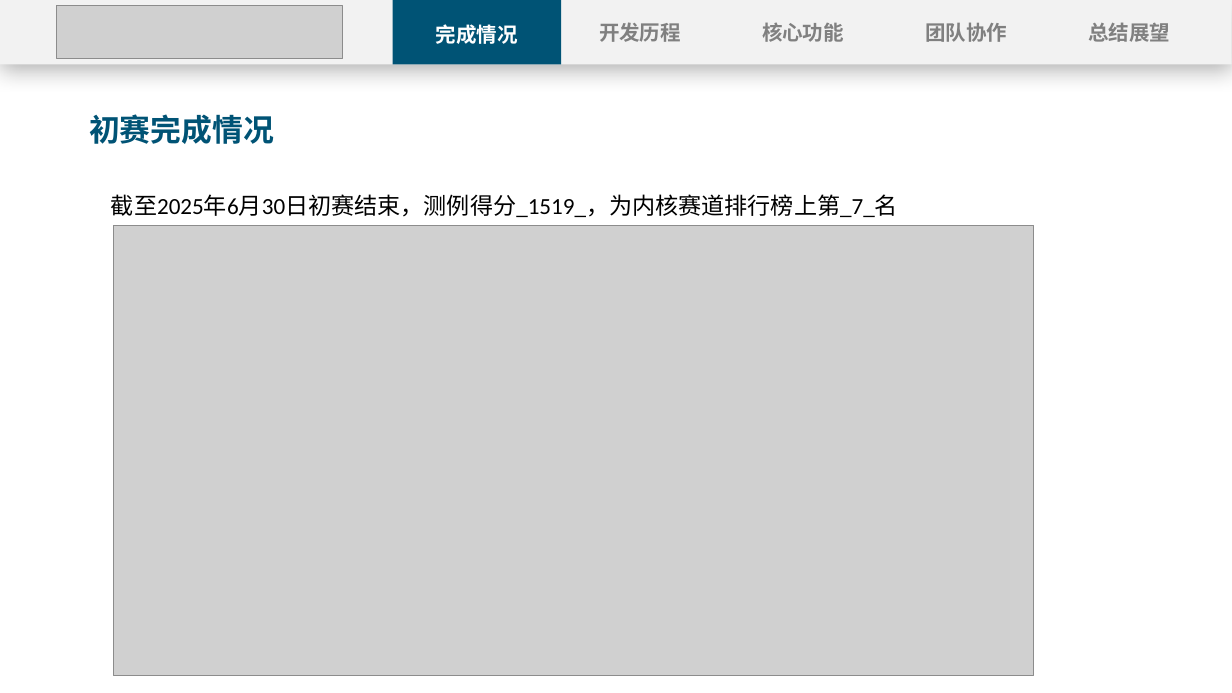
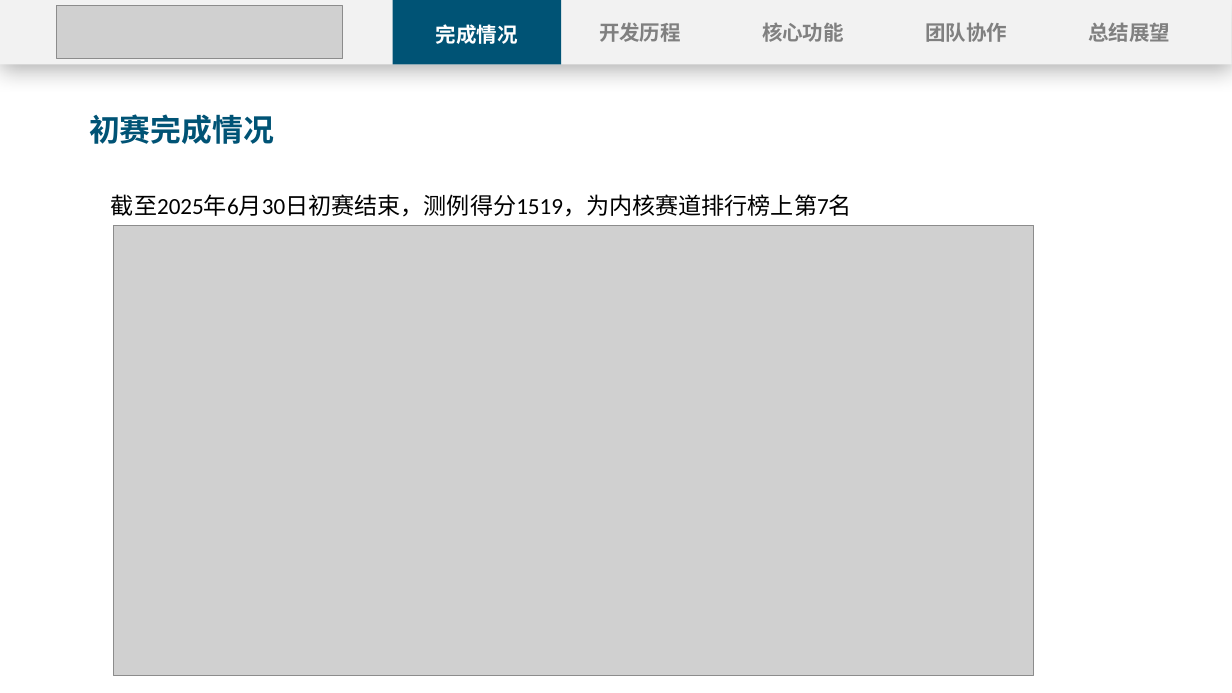
Before and after one commit to RustFlyer/OS, a slide deck: slide 2 of NighthawkOS初赛幻灯片.pptx. Drawn at 1232x693 pixels with LibreOffice and Linux fonts; fonts in the diff are those of the drawing; grey boxes stand for pictures. Boxes give left, top, right and bottom in pixels: in the first picture for what was removed or moved away, otherwise in the second. Text is boxed around its words. In the diff, an @@ line names an element or a change of style, - is before the commit and + after.

```diff
--- a/NighthawkOS初赛幻灯片.pptx
+++ b/NighthawkOS初赛幻灯片.pptx
@@ text at bbox=[111, 194, 852, 217]: text changed @@
-截至2025年6月30日初赛结束，测例得分_1519_，为内核赛道排行榜上第_7_名
+截至2025年6月30日初赛结束，测例得分1519，为内核赛道排行榜上第7名
```
Also in this commit, not shown: 3 other slides changed, 1 slide added, 10 other files.
